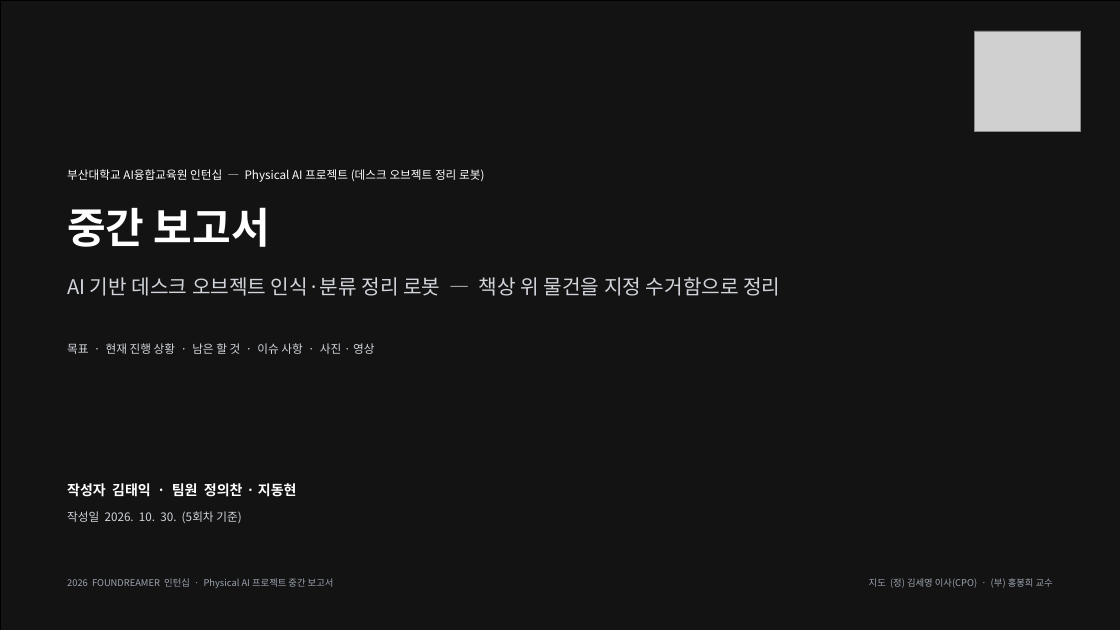
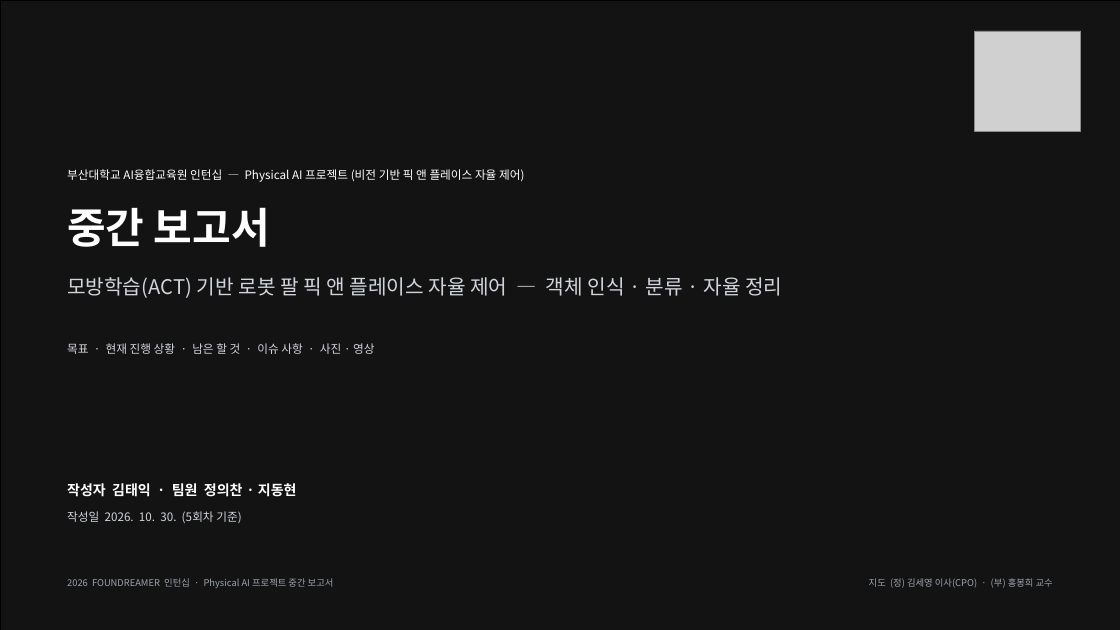
Before and after one commit to todtras/desk-cleanup-robot, a slide deck: slide 1 of doc/중간보고서/김태익_PhysicalAI_중간보고서.pptx. Drawn at 1120x630 pixels with LibreOffice and Linux fonts; fonts in the diff are those of the drawing; grey boxes stand for pictures; background and template pictures are left out; a plain dark background stands for a picture behind light text. Boxes give left, top, right and bottom in pixels: in the first picture for what was removed or moved away, otherwise in the second. Text is boxed around its words. In the diff, an @@ line names an element or a change of style, - is before the commit and + after.

```diff
--- a/doc/중간보고서/김태익_PhysicalAI_중간보고서.pptx
+++ b/doc/중간보고서/김태익_PhysicalAI_중간보고서.pptx
@@ text at bbox=[67, 169, 525, 182]: text changed @@
-부산대학교 AI융합교육원 인턴십 — Physical AI 프로젝트 (데스크 오브젝트 정리 로봇)
+부산대학교 AI융합교육원 인턴십 — Physical AI 프로젝트 (비전 기반 픽 앤 플레이스 자율 제어)
@@ text at bbox=[67, 277, 782, 298]: text changed @@
-AI 기반 데스크 오브젝트 인식·분류 정리 로봇 — 책상 위 물건을 지정 수거함으로 정리
+모방학습(ACT) 기반 로봇 팔 픽 앤 플레이스 자율 제어 — 객체 인식 · 분류 · 자율 정리
```
Also in this commit, not shown: 1 other file.
